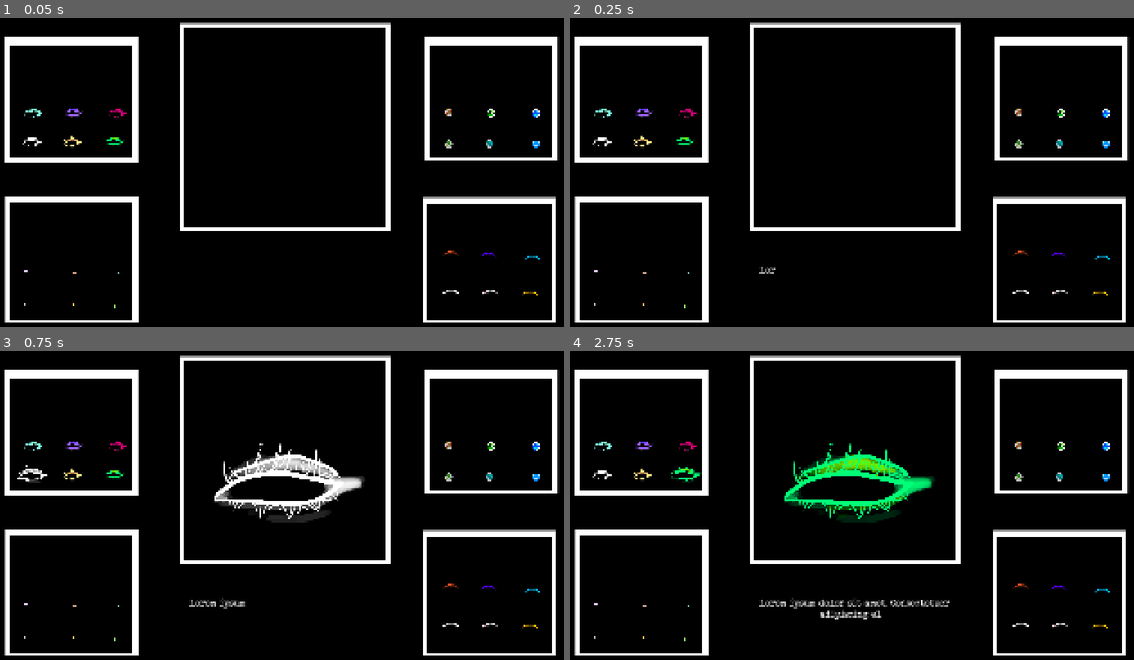
Above: before the commit, frames 1-4 (two rows, left to right).
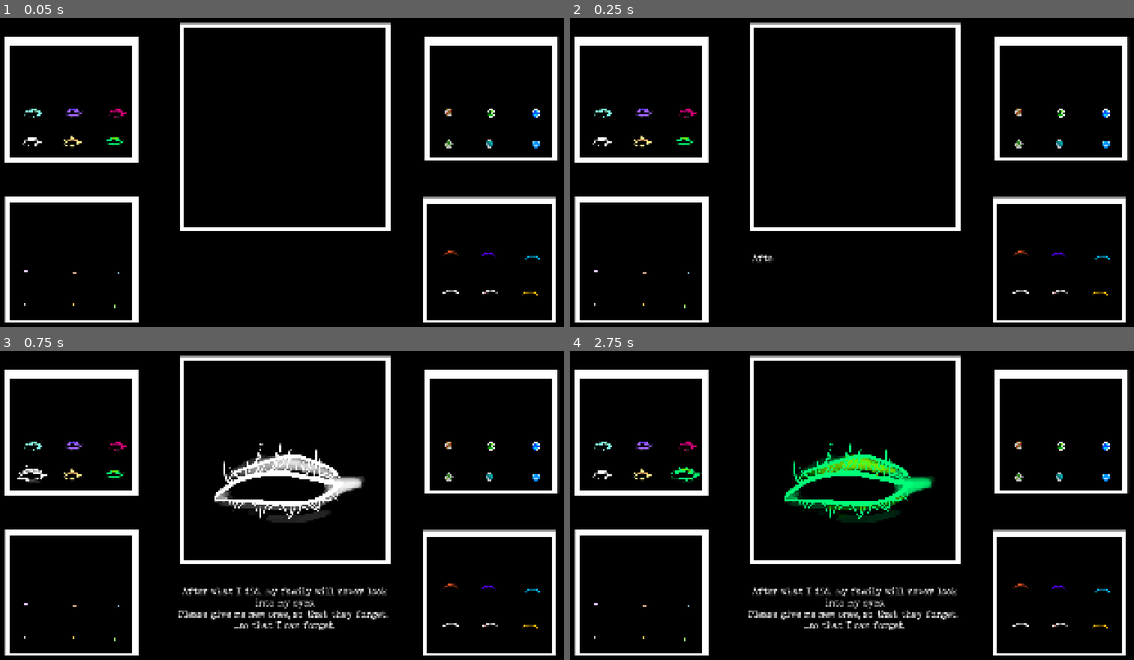
Above: after the commit, the same moments.

Repository: MarkusSecundus/Gamestudies-Experiment
Game: Godot game, scene res://scenes/MainScene.tscn
Two runs of this game, one before a commit and one after it. Both use one fixed random seed, a clock stepped at 60 frames per second and the inputs below. Sound files missing from this copy of the repository are replaced by a short silence.
Inputs (mouse positions are in pixels of both pictures, inside the frame that each line leads up to):
- Up to frame 1 (0.05 s): no input
- Up to frame 2 (0.25 s): no input
- Up to frame 3 (0.75 s): click (33, 471) at 0.5 s
- Up to frame 4 (2.75 s): click (643, 471) at 1.25 s; click (682, 471) at 2 s

Frame 1 is identical in both runs. In frame 2, 0.1% of the frame differs, in the area x 32-37%, y 76-83%; in frame 3, 1.6%; in frame 4, 1.9%, in the area x 31-69%, y 76-91%.

Commit message:
some progress on the game loop

Diff:
--- a/project.godot
+++ b/project.godot
@@ -27,6 +27,15 @@
 window/stretch/mode="canvas_items"
 mouse_cursor/custom_image="uid://gp5owanlog6h"
 
+[input]
+
+SkipDialog={
+"deadzone": 0.2,
+"events": [Object(InputEventKey,"resource_local_to_scene":false,"resource_name":"","device":-1,"window_id":0,"alt_pressed":false,"shift_pressed":false,"ctrl_pressed":false,"meta_pressed":false,"pressed":false,"keycode":0,"physical_keycode":32,"key_label":0,"unicode":32,"location":0,"echo":false,"script":null)
+, Object(InputEventMouseButton,"resource_local_to_scene":false,"resource_name":"","device":-1,"window_id":0,"alt_pressed":false,"shift_pressed":false,"ctrl_pressed":false,"meta_pressed":false,"button_mask":0,"position":Vector2(0, 0),"global_position":Vector2(0, 0),"factor":1.0,"button_index":1,"canceled":false,"pressed":false,"double_click":false,"script":null)
+]
+}
+
 [rendering]
 
 renderer/rendering_method="mobile"
--- a/scenes/MainScene.tscn
+++ b/scenes/MainScene.tscn
@@ -1,6 +1,7 @@
-[gd_scene load_steps=37 format=3 uid="uid://dfb3nyvrfv6a7"]
+[gd_scene load_steps=38 format=3 uid="uid://dfb3nyvrfv6a7"]
 
 [ext_resource type="Texture2D" uid="uid://diws50xhrfn00" path="res://art/OLD/Tiger_shop.png" id="1_1wiy7"]
+[ext_resource type="Script" uid="uid://6tyv7v1ulak" path="res://scripts/GameManager.gd" id="1_u55b3"]
 [ext_resource type="Script" uid="uid://cwvtbrr7ojsuu" path="res://scripts/BigEye.gd" id="2_1wiy7"]
 [ext_resource type="Texture2D" uid="uid://c30felno5aoxi" path="res://art/eyebrows/eyebrows_1.png" id="2_cfq0f"]
 [ext_resource type="Texture2D" uid="uid://gb02phqwi3u7" path="res://art/irises/iris_green_new.png" id="3_pjux3"]
@@ -80,10 +81,12 @@
 mouse_filter = 2
 color = Color(0, 0, 0, 1)
 
-[node name="BigEye" type="Node2D" parent="BigEyeShowcase"]
+[node name="BigEye" type="Node2D" parent="BigEyeShowcase" node_paths=PackedStringArray("destination")]
 z_index = 500
 position = Vector2(321, 297)
 script = ExtResource("2_1wiy7")
+destination = NodePath("../../QuestionsBox/EyeDestination")
+color_distance_interval = Vector2(300, 40)
 
 [node name="Eyebrow" type="Sprite2D" parent="BigEyeShowcase/BigEye"]
 visible = false
@@ -509,7 +512,7 @@
 script = ExtResource("3_ygjfp")
 target = NodePath("../../BigEyeShowcase/BigEye/Eyebrow")
 
-[node name="Control" type="Control" parent="."]
+[node name="QuestionsBox" type="Control" parent="."]
 anchors_preset = 0
 offset_left = 618.0
 offset_top = 747.0
@@ -518,7 +521,7 @@
 script = ExtResource("28_i7ifx")
 sounds_per_char = Array[AudioStream]([ExtResource("29_kwqb8"), ExtResource("30_y15d6"), ExtResource("31_u55b3"), ExtResource("32_wsqty"), ExtResource("33_oiest")])
 
-[node name="Background" type="ColorRect" parent="Control"]
+[node name="Background" type="ColorRect" parent="QuestionsBox"]
 layout_mode = 1
 anchors_preset = 15
 anchor_right = 1.0
@@ -528,7 +531,7 @@
 mouse_filter = 2
 color = Color(0, 0, 0, 1)
 
-[node name="Label" type="RichTextLabel" parent="Control"]
+[node name="Label" type="RichTextLabel" parent="QuestionsBox"]
 layout_mode = 1
 anchors_preset = 15
 anchor_right = 1.0
@@ -541,6 +544,13 @@
 Lorem ipsum dolor sit amet. Consectetuer adipiscing elit"
 horizontal_alignment = 1
 visible_characters_behavior = 3
+
+[node name="EyeDestination" type="Node2D" parent="QuestionsBox"]
+position = Vector2(350, 249)
+
+[node name="GameManager" type="Node" parent="." node_paths=PackedStringArray("question_box")]
+script = ExtResource("1_u55b3")
+question_box = NodePath("../QuestionsBox")
 
 [connection signal="input_event" from="BigEyeShowcase/BigEye/Area2D" to="BigEyeShowcase/BigEye" method="_on_area_2d_input_event"]
 [connection signal="mouse_entered" from="BigEyeShowcase/BigEye/Area2D" to="BigEyeShowcase/BigEye" method="_on_area_2d_mouse_entered"]
--- /dev/null
+++ b/scripts/Answer.gd
@@ -0,0 +1,20 @@
+class_name Answer
+extends RefCounted
+
+var eye : String
+var eyebrow : String
+var iris : String
+var pupil : String
+
+var question_idx : int
+var question_text : String
+
+func serialize()->Dictionary[String, Variant]:
+	var ret : Dictionary[String, Variant] = {}
+	ret['eye'] = self.eye
+	ret['eyebrow'] = self.eyebrow
+	ret['iris'] = self.iris
+	ret['pupil'] = self.pupil
+	ret['question_idx'] = self.question_idx
+	ret['question_text'] = self.question_text
+	return ret
--- a/scripts/BigEye.gd
+++ b/scripts/BigEye.gd
@@ -1,5 +1,9 @@
 extends Node2D
 
+
+@export var destination : Node2D
+@export var color_distance_interval := Vector2(100, 10)
+@export var give_distance : float = 120.0
 
 @onready var original_position : Vector2 = self.position
 
@@ -9,8 +13,23 @@
 		if is_being_dragged:
 			self.global_position = get_viewport().get_mouse_position() + move_offset
 	else:
+		if is_being_dragged and (get_distance_to_destination() <= give_distance):
+			self.position = original_position
+			GameManager.INSTANCE.record_answers(get_current_answer())
+			hide_all()
+			GameManager.INSTANCE.next_question()
 		is_being_dragged = false
 		self.position = lerp(self.position, original_position, 2*delta)
+
+	set_color(get_distance_to_destination())
+
+func get_distance_to_destination() -> float:
+	return (self.global_position - move_offset).distance_to(destination.global_position)
+
+func set_color(distance : float)->void:
+	var weight : float = (clamp(distance, color_distance_interval.y, color_distance_interval.x) - color_distance_interval.y) / (color_distance_interval.x - color_distance_interval.y)
+	self.modulate = lerp(Color.RED, Color.WHITE, weight)
+	print("distance: {0}, weight: {1}, mod: {2}".format([distance, weight, self.modulate]))
 
 var move_offset : Vector2 = Vector2.ZERO
 var is_being_dragged : bool = false
@@ -24,6 +43,20 @@
 func _is_finished()->bool:
 	return $Eye.visible and $Eyebrow.visible and $Iris.visible and $Pupil.visible
 
+func hide_all()->void:
+	$Eye.hide()
+	$Eyebrow.hide()
+	$Iris.hide()
+	$Pupil.hide()
+
+func get_current_answer()->Answer:
+	var ret := Answer.new()
+	ret.eye = ($Eye.texture).resource_path
+	ret.eyebrow = ($Eyebrow.texture).resource_path
+	ret.iris = ($Iris.texture).resource_path
+	ret.pupil = ($Pupil.texture).resource_path
+	return ret
+
 func _on_area_2d_mouse_entered() -> void:
 	if not _is_finished(): return
 	Input.set_custom_mouse_cursor(preload	("res://art/cursor/cursor-placeholder-hand.png"))
--- /dev/null
+++ b/scripts/GameManager.gd
@@ -0,0 +1,60 @@
+class_name GameManager
+extends Node
+
+@export var question_box : PrettyTextBox
+
+const QUESTIONS_FILE_PATH : String = "res://questions.txt"
+
+@onready var _questions := _load_questions(QUESTIONS_FILE_PATH)
+
+var _active_question_idx : int = -1
+
+static var INSTANCE : GameManager = null
+
+func _ready() -> void:
+	if INSTANCE:
+		ErrorUtils.report_error("Creating another GameManager ({0}) when one already exists ({1})".format([self, INSTANCE]))
+	INSTANCE = self
+	next_question()
+
+
+
+func next_question()->void:
+	_active_question_idx += 1
+	if _active_question_idx >= _questions.size():
+		_active_question_idx = 0
+	question_box.print_text(_questions[_active_question_idx])
+
+
+
+func record_answers(answer:Answer)->void:
+	const ANSWERS_PATH = "answers.txt"
+	answer.question_idx = _active_question_idx
+	answer.question_text = _questions[_active_question_idx]
+	var to_append := JSON.stringify(answer.serialize(), "\t")
+	var f := FileAccess.open(ANSWERS_PATH, FileAccess.READ_WRITE)
+	if not f: f = FileAccess.open(ANSWERS_PATH, FileAccess.WRITE)
+	f.seek_end()
+	f.store_line(to_append)
+	f.close()
+
+static func _load_questions(path: String)->PackedStringArray:
+	var ret : PackedStringArray = []
+	var current : String = ""
+
+	var f := FileAccess.open(path, FileAccess.READ)
+
+	while not f.eof_reached():
+		var line := f.get_line()
+		if line.length() > 0 and line[0] == "-":
+			if not current.is_empty():
+				ret.append(current)
+				current = ""
+		else:
+			current += "\n" + line
+	if not current.is_empty():
+		ret.append(current)
+		current = ""
+
+	f.close()
+	return ret
--- a/scripts/PrettyTextBox.gd
+++ b/scripts/PrettyTextBox.gd
@@ -8,19 +8,37 @@
 @onready var _lbl : RichTextLabel = $Label
 
 func _ready() -> void:
-	print_text(_lbl.text)
+	print("ready question box")
+	pass#print_text(_lbl.text)
 
+func _input(event: InputEvent) -> void:
+	if event.is_action_pressed("SkipDialog"):
+		finish_printing_immediately()
 
 var _tw : Tween = null
+var _on_finished : Callable
+
+func is_printing_in_progress()->bool:
+	return _tw and _tw.is_running()
+
+func finish_printing_immediately()->void:
+		if _tw and _tw.is_running():
+			_tw.stop()
+			_tw = null
+			_lbl.visible_characters = -1
+			if _on_finished: _on_finished.call()
 
 func print_text(text:String, on_finished : Callable = Callable())->void:
 	_lbl.text = text
 	_lbl.visible_characters = 0
 	var total_chars := _lbl.get_total_character_count()
 	if _tw and _tw.is_running(): _tw.stop()
+	_on_finished = on_finished
 	_tw = create_tween()
 	_tw.tween_method(func(i: int):
 		_lbl.visible_characters = i
 		if randf() > 0.97:
 			SoundManager.PlaySound(sounds_per_char.pick_random(), randf_range(0.8, 0.9))
+		if i == total_chars and _on_finished:
+			_on_finished.call()
 	, 0, total_chars, total_chars * seconds_per_char)
--- a/scripts/sound/SoundtrackIntensityArea.gd
+++ /dev/null
@@ -1,11 +0,0 @@
-extends Node
-
-@export var intensity: float = 0;
-
-
-func _on_body_enter(body: Node)->void:
-	if body is PlayerController:
-		apply_intensity()
-
-func apply_intensity()->void:
-	SoundManager.SetSoundtrackIntensity(intensity)
Not shown, changed: questions.txt
Not shown, added: scripts/Answer.gd.uid
Not shown, added: scripts/GameManager.gd.uid
Not shown, removed: scripts/sound/SoundtrackIntensityArea.gd.uid
Not shown, changed: .gitignore
